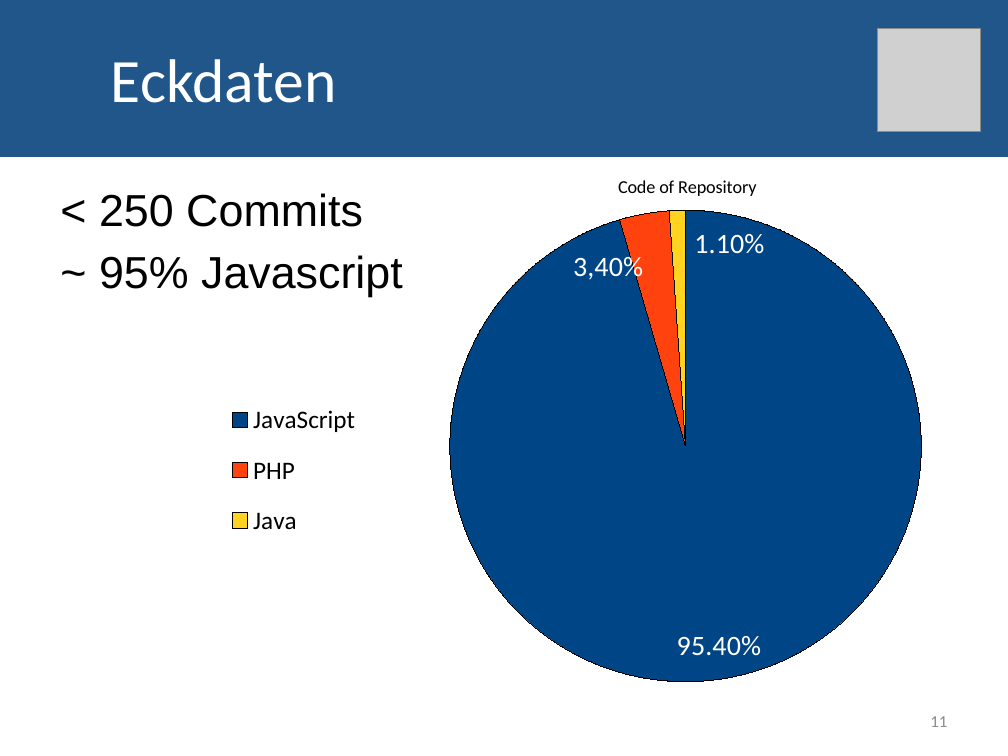
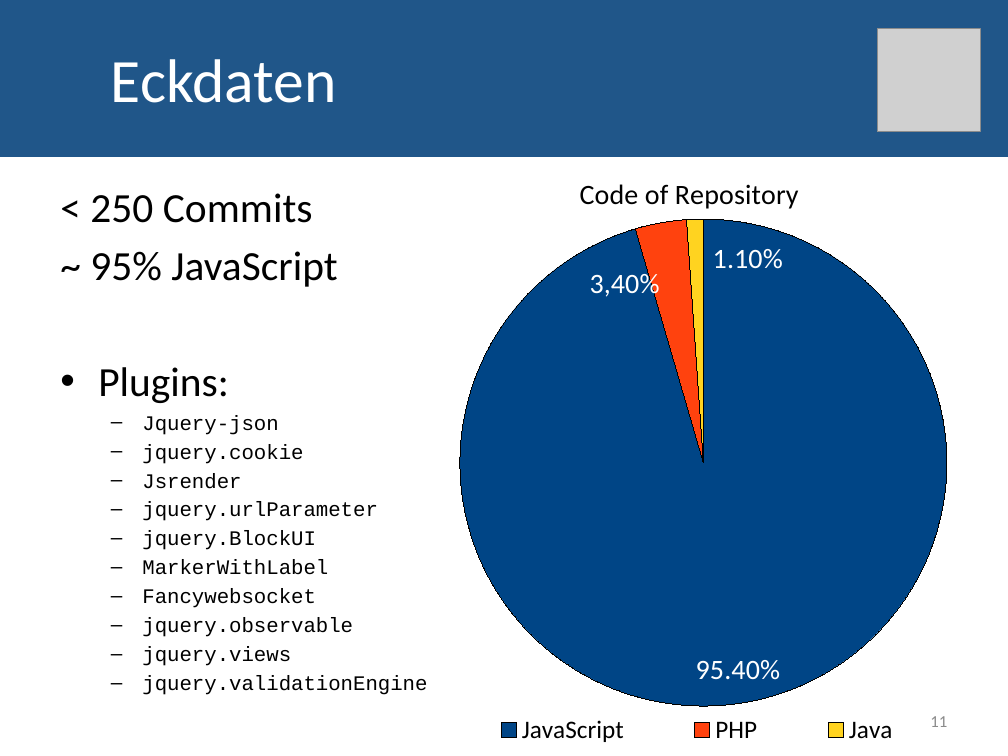
Before and after one commit to JoHae/htwg.seapal.akjjjh, a slide deck: slide 11 of docs/Seapal_Praesi.pptx. Drawn at 1008x756 pixels with LibreOffice and Linux fonts; fonts in the diff are those of the drawing; grey boxes stand for pictures. Boxes give left, top, right and bottom in pixels: in the first picture for what was removed or moved away, otherwise in the second. Text is boxed around its words. In the diff, an @@ line names an element or a change of style, - is before the commit and + after.

```diff
--- a/docs/Seapal_Praesi.pptx
+++ b/docs/Seapal_Praesi.pptx
@@ pie chart at [203,156,965,756] @@
@@ plot area changed @@
@@ pie chart: place and size @@
-pie chart at [203,156,953,697]
+pie chart at [203,156,965,756]
@@ text at [90,193,313,223]: size 32 to 29.6 pt, font Arial to Calibri in "< 250 Commits" @@
@@ text at [90,251,378,666]: text changed; size 32 to 14.8 pt; font Arial to Courier New @@
-~ 95% Javascript
+~ 95% JavaScript
+• Plugins:
+  – Jquery-json
+  – jquery.cookie
+  – Jsrender
+  – jquery.urlParameter
+  – jquery.BlockUI
+  – MarkerWithLabel
+  – Fancywebsocket
+  – jquery.observable
+  – jquery.views
+  – jquery.validationEngine
```
Also in this commit, not shown: 2 other slides changed.
